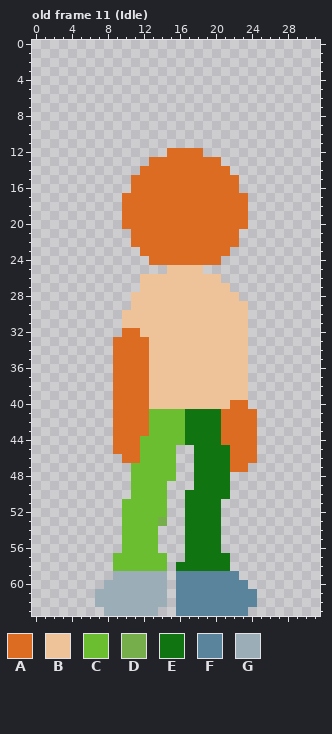
Two versions of one pixel-art file, TheDreams/Assets/NPC/Images/NPC-Sprite-Idle.aseprite. The picture above is the old version.
32x64 pixels, 23 frames. Colours within 5 levels of each other are drawn and written as one. Shown: old frame 11 (Idle). The commit also changed other frames, which this record leaves out.
Palette (. is transparent): A #db6c22  B #eec39a  C #6abe30  D #77ae4c  E #107510  F #59849c  G #9badb7
Pixels before, old frame 11 (Idle), first column x 7:
12 ........AAAA......
13 ......AAAAAAAA....
14 .....AAAAAAAAAA...
15 ....AAAAAAAAAAAA..
16 ....AAAAAAAAAAAA..
17 ...AAAAAAAAAAAAAA.
18 ...AAAAAAAAAAAAAA.
19 ...AAAAAAAAAAAAAA.
20 ...AAAAAAAAAAAAAA.
21 ....AAAAAAAAAAAA..
22 ....AAAAAAAAAAAA..
23 .....AAAAAAAAAA...
24 ......AAAAAAAA....
25 ........BBBB......
26 .....BBBBBBBBB....
27 .....BBBBBBBBBB...
28 ....BBBBBBBBBBBB..
29 ....BBBBBBBBBBBBB.
30 ...BBBBBBBBBBBBBB.
31 ...BBBBBBBBBBBBBB.
32 ...AABBBBBBBBBBBB.
33 ..AAAABBBBBBBBBBB.
34 ..AAAABBBBBBBBBBB.
35 ..AAAABBBBBBBBBBB.
36 ..AAAABBBBBBBBBBB.
37 ..AAAABBBBBBBBBBB.
38 ..AAAABBBBBBBBBBB.
39 ..AAAABBBBBBBBBBB.
40 ..AAAABBBBBBBBBAA.
41 ..AAAACCCCEEEEAAAA
42 ..AAAACCCCEEEEAAAA
43 ..AAAACCCCEEEEAAAA
44 ..AAACCCCCEEEEAAAA
45 ..AAACCCC..EEEEAAA
46 ...AACCCC..EEEEAAA
47 ....CCCCC..EEEEAA.
48 ....CCCCC..EEEE...
49 ....CCCC...EEEE...
50 ....CCCC..EEEEE...
51 ...CCCCC..EEEE....
52 ...CCCCC..EEEE....
53 ...CCCCD..EEEE....
54 ...CCCC...EEEE....
55 ...CCCC...EEEE....
56 ...CCCC...EEEE....
57 ..CCCCCC..EEEEE...
58 ..CCCCCC.EEEEEE...
59 ..GGGGGG.FFFFFFF..
60 .GGGGGGG.FFFFFFFF.
61 GGGGGGGG.FFFFFFFFF
62 GGGGGGGG.FFFFFFFFF
63 .GGGGGG..FFFFFFFF.
The same view after the edit:
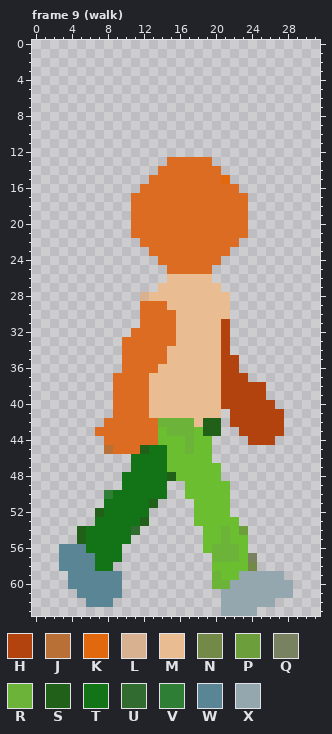
Colours new in this view: H #b3430e  J #b97037  K #e2680e  L #d8b190  M #eabc91  N #738948  P #6c9f3c  Q #788260  R #6bb439  S #206019  T #137317  U #326b2f  V #2e7e36  W #598594  X #94a7af
A new or re-ordered frame is compared with the old frame closest to it.
The exact change:
frames 23 -> 27
layer "Layer 7" now shown
layer "Layer 8" now hidden
Changed rows in their new state; - is an unchanged pixel.
Frame 9 (walk) is new; against old frame 11 (Idle):
first column x 3:
12 ------------....----------
13 ----------..-----.--------
14 ---------..-------.-------
15 --------..--------K.------
16 --------.-----------------
17 -------.------------------
18 -------.------------------
19 -------.------------------
20 -------.------------------
21 --------------------A-----
22 --------.-----------------
23 ---------.----------------
24 ----------.---------------
25 ------------AAAAA---------
26 ---------...MMMMM.--------
27 ---------..MMMMMMM.-------
28 --------.LMMMMMMMMM.------
29 --------.AAAMMMMMMM..-----
30 -------..AAAAMMMMMM..-----
31 -------..AAAAMMMMMH..-----
32 -------.-AAAAMMMMMH..-----
33 ------.---AAAMMMMMH..-----
34 ------.---AAMMMMMMH..-----
35 ------.---AAMMMMMMHH.-----
36 ------.---AMMMMMMMHH.-----
37 ----------MMMMMMMMHHH-----
38 ----------MMMMMMMMHHHHH---
39 ----------MMMMMMMMHHHHH---
40 ----------MMMMMMMMHHHHHH--
41 ----------MMMMMMMM.HHHHHH-
42 -----A----ARRRRMSS.HHHHHH-
43 ----AA----A-RRRCSS..HHHHH-
44 -----A---AA---RCC....HHH--
45 -----J---STT-CRCC.....----
46 -------.TTTT-CCCC.....----
47 --------TTTT-CCCCC...-----
48 -------TTTTTSCCCCC.-------
49 -------TTTTT--CCCCC-------
50 -----VTTTTTT--CCCCC-------
51 -----TTTTTS.--.CCCC-------
52 ----STTTTT..--.CCCC-------
53 ----TTTTTS..--.CCCCC------
54 --STTTTTU..---..CCRCP-----
55 --STTTTT...---..CCRCC-----
56 WWWTTTT....---..CRRRC-----
57 WWWWTTT.....--...RRRCQ----
58 WWWWTT......-....CCCCN----
59 -WWWWWW.....-....RCCXXXXX-
60 -WWWWWW.....-....RRXXXXXXX
61 --WWWWW.....-.....XXXXXXXX
62 ---WWW......-.....XXXXXX--
63 -----......--.....XXXX----
Where, in picture pixels (left, top, right, bottom), the same in both pictures:
changed: (59, 148, 293, 616)
